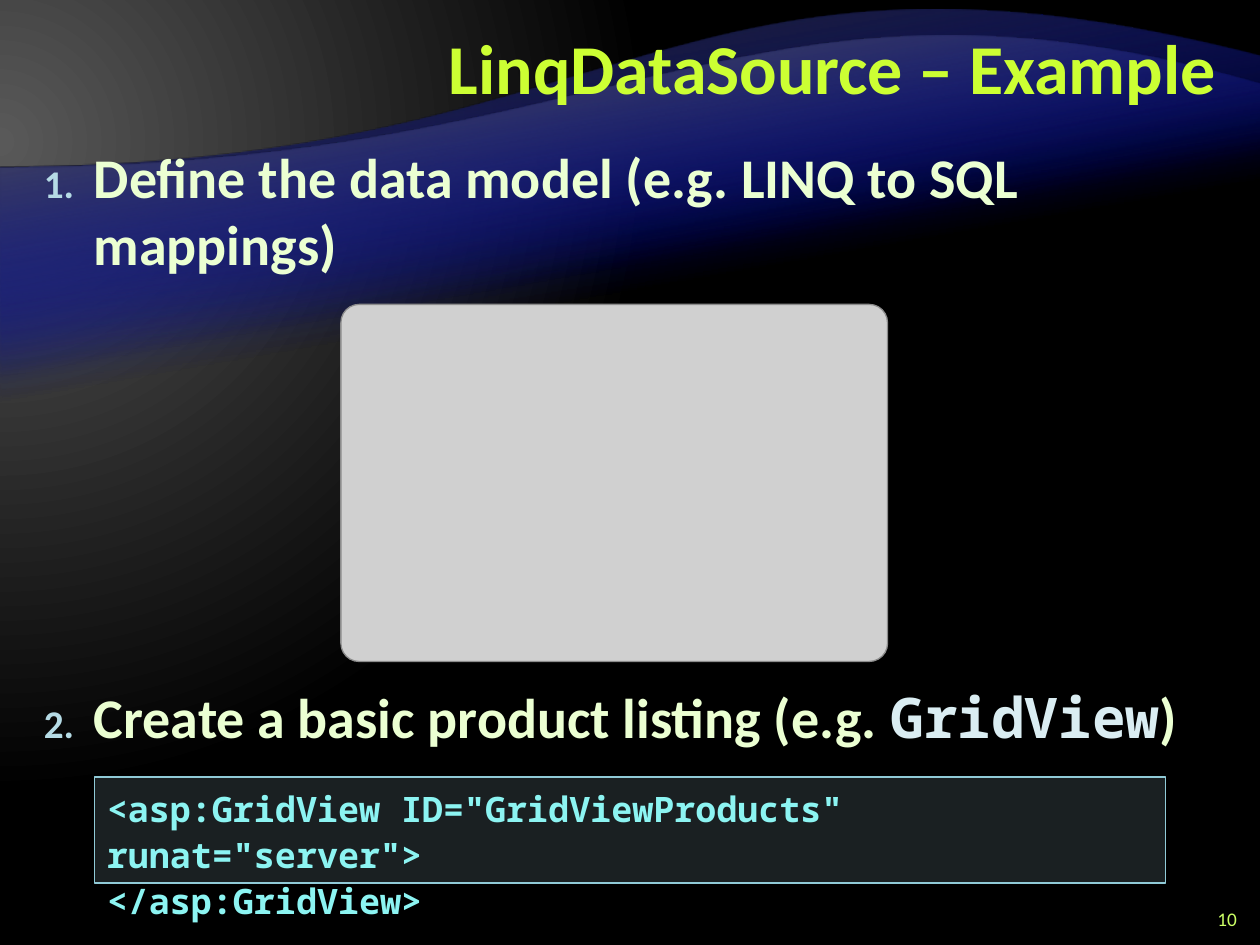
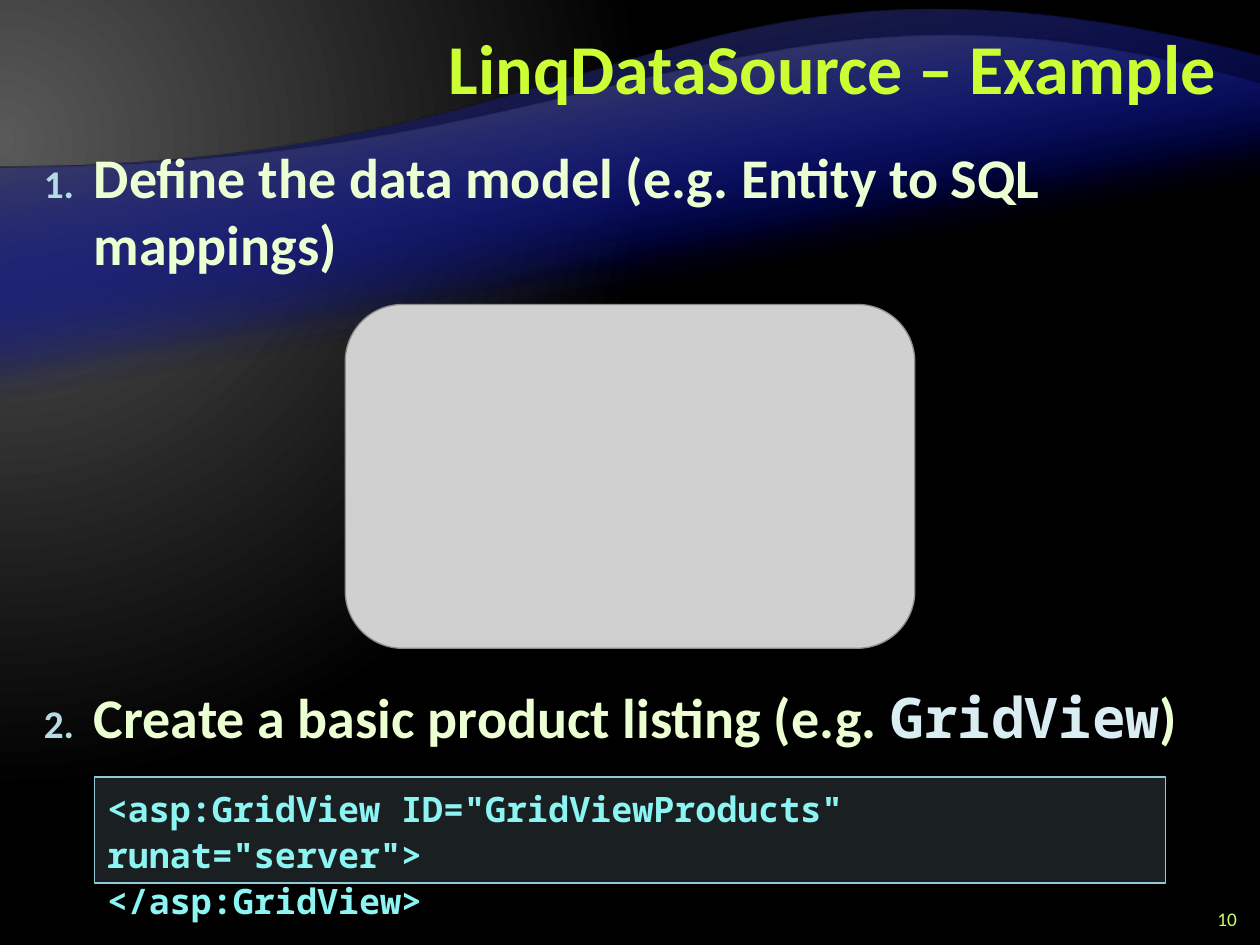
Before and after one commit to Graveheart/aspnetcourse, a slide deck: slide 10 of 2010/lectures/10. ASP.NET-and-Databases.pptx. Drawn at 1260x945 pixels with LibreOffice and Linux fonts; fonts in the diff are those of the drawing; grey boxes stand for pictures; background and template pictures are left out. Boxes give left, top, right and bottom in pixels: in the first picture for what was removed or moved away, otherwise in the second. Text is boxed around its words. In the diff, an @@ line names an element or a change of style, - is before the commit and + after.

Commit message:
changed from Linq-To-SQL to Entities-To-SQL

```diff
--- a/2010/lectures/10. ASP.NET-and-Databases.pptx
+++ b/2010/lectures/10. ASP.NET-and-Databases.pptx
@@ text at (94,151,1040,275): text changed @@
-1. Define the data model (e.g. LINQ to SQL mappings)
+1. Define the data model (e.g. Entity to SQL mappings)
@@ picture: place and size @@
-picture at (341,305,888,662)
+picture at (345,305,915,649)
```
Also in this commit, not shown: 11 other slides changed.
